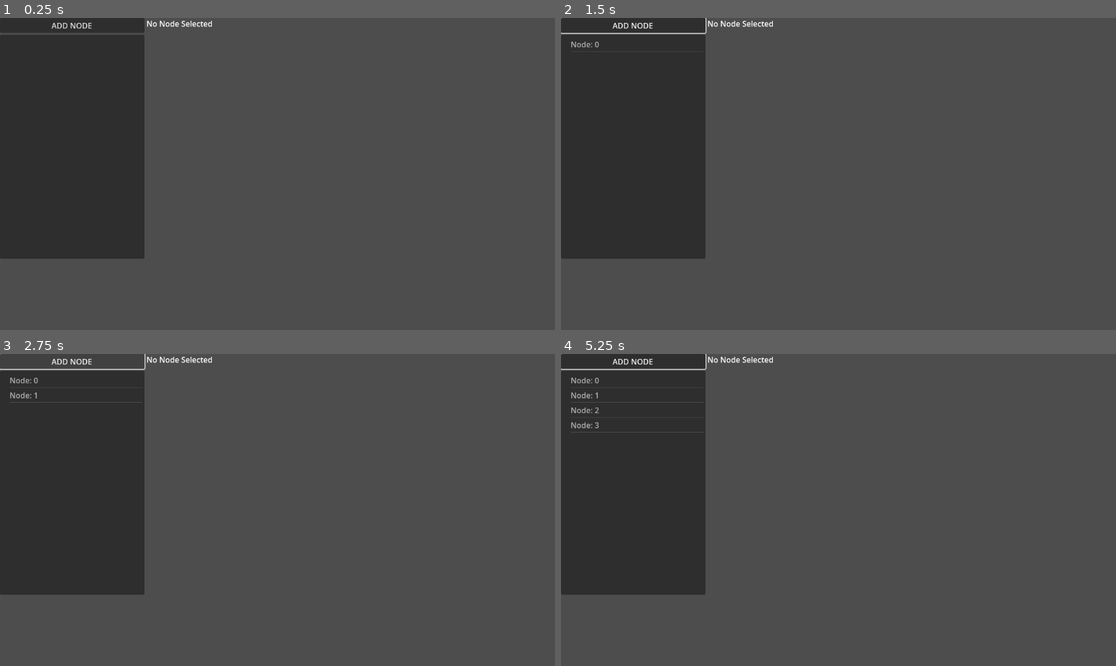
Above: before the commit, frames 1-4 (two rows, left to right).
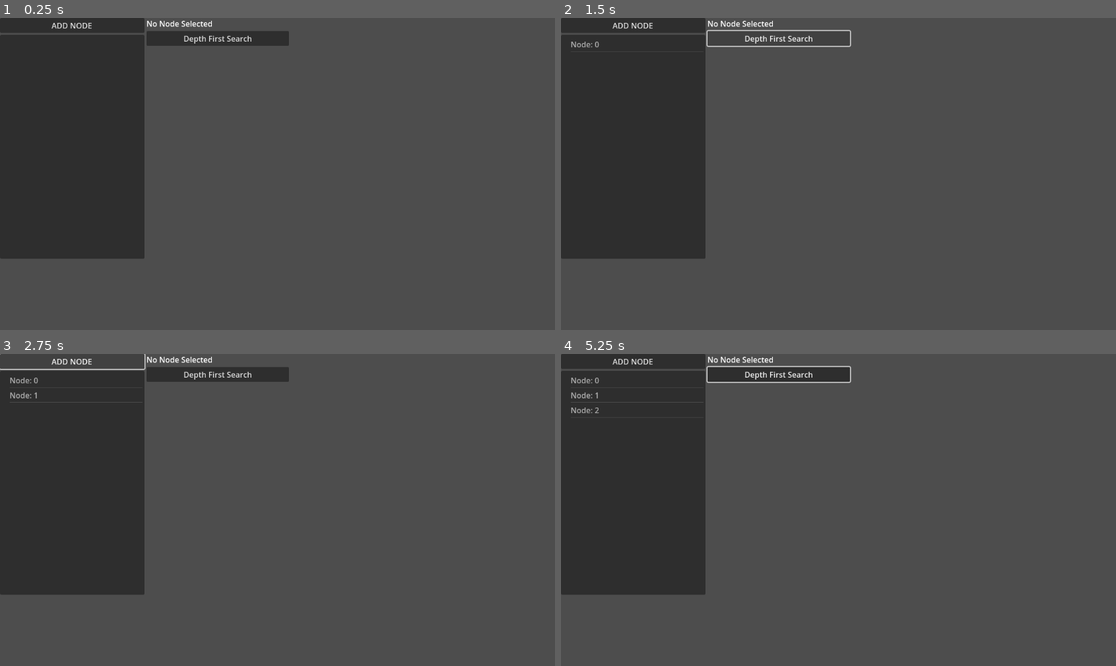
Above: after the commit, the same moments.

Repository: 702BH/GameAIProjects
Game: Godot game, scene res://ProgrammingGameAIByExample/Graphs/graph_testing.tscn
Same seed, same stepped clock (60 frames per second), same inputs: the game is played once before the commit and once after it. The project has no main scene, so this scene is started directly.
Inputs (mouse positions are in pixels of both pictures, inside the frame that each line leads up to):
- Up to frame 1 (0.25 s): no input
- Up to frame 2 (1.5 s): click "ADD NODE" at 0.5 s; click (777, 39) at 1.25 s, where only the run after the commit has a clickable "Depth First Search"
- Up to frame 3 (2.75 s): click "ADD NODE" at 2 s
- Up to frame 4 (5.25 s): click (777, 375) at 2.75 s, where only the run after the commit has a clickable "Depth First Search"; click "ADD NODE" at 3.5 s; click (777, 375) at 4.25 s, where only the run after the commit has a clickable "Depth First Search"; tap Enter at 5 s; move the mouse to (960, 494) at 5.02 s; click (960, 494) at 5.17 s

The runs differ from the first frame. In frame 1, 1.1% of the frame differs, in the area x 26-53%, y 4-9%; in frame 2, 0.5%; in frame 3, 1.1%; in frame 4, 1.6%, in the area x 0-53%, y 0-26%.

Commit message:
finalised graph implementation and UI debugging tool

Diff:
--- a/aiforgamesprojects/ProgrammingGameAIByExample/Graphs/GraphEdge.gd
+++ b/aiforgamesprojects/ProgrammingGameAIByExample/Graphs/GraphEdge.gd
@@ -10,3 +10,7 @@
 	from = context_from
 	to = context_to
 	cost = context_cost
+
+
+func edge_text() -> String:
+	return "Source: %d - Target: %d" %[from, to]
--- a/aiforgamesprojects/ProgrammingGameAIByExample/Graphs/SparseGraph.gd
+++ b/aiforgamesprojects/ProgrammingGameAIByExample/Graphs/SparseGraph.gd
@@ -57,8 +57,23 @@
 	nodes[id] = null
 
 
-func depth_first_search() -> void:
-	var is_visited : Array = []
-	for node : GraphVertex in nodes:
-		is_visited[node.id].append(false)
-	var result : Array = []
+func depth_first_search(target:int) -> Array[GraphVertex]:
+	var is_visited : Array[bool] = []
+	is_visited.resize(nodes.size())
+	var result : Array[GraphVertex] = []
+	_dfs(is_visited, nodes[0], result, target)
+	print(result)
+	for i in range(result.size()):
+		print(result[i].vertex_text())
+	return result
+
+
+func _dfs(isVisited: Array[bool], node : GraphVertex, result: Array[GraphVertex], target:int) -> void:
+	result.append(node)
+	isVisited[node.id] = true
+	if node.id == target:
+		return
+	var node_edges = edges[node.id]
+	for edge:GraphEdge in node_edges:
+		if !isVisited[edge.to]:
+			_dfs(isVisited, nodes[edge.to], result, target)
--- a/aiforgamesprojects/ProgrammingGameAIByExample/Graphs/graph_testing.gd
+++ b/aiforgamesprojects/ProgrammingGameAIByExample/Graphs/graph_testing.gd
@@ -5,7 +5,7 @@
 
 @onready var graph_tree: Tree = $Control/HBoxContainer/VBoxContainer/GraphTree
 @onready var add_node_button = $Control/HBoxContainer/VBoxContainer/Button
-@onready var node_label : Label = $Control/HBoxContainer/NodeManipulation/Label
+@onready var node_label : Label = $Control/HBoxContainer/NodeManipulation/Node/Label
 
 func _ready() -> void:
 	graph = SparseGraph.new(false)
@@ -22,14 +22,96 @@
 	graph_tree.hide_root = true
 
 	for node:GraphVertex in graph.nodes:
+		if node == null:
+			continue
+
 		var vertex_item = graph_tree.create_item(root)
 		vertex_item.set_text(0, node.vertex_text())
+		vertex_item.set_metadata(0, {
+			"type": "vertex",
+			"id": node.id
+		})
+		for edges:GraphEdge in graph.edges[node.id]:
+			var edge = graph_tree.create_item(vertex_item)
+			edge.set_text(0, edges.edge_text())
+			edge.set_metadata(0, {
+				"type": "edge",
+				"from": edges.from,
+				"to": edges.to
 
+			})
 
 func _on_graph_tree_item_selected() -> void:
 	update_node_manipulation()
 
 func update_node_manipulation() -> void:
+	$Control/HBoxContainer/NodeManipulation/Node/EdgeNodeOption.clear()
 	var selected_item = graph_tree.get_selected()
 	if selected_item:
-		node_label.text = selected_item.get_text(0)
+		var meta = selected_item.get_metadata(0)
+		if meta.type == "vertex":
+			$Control/HBoxContainer/NodeManipulation/Node.visible=true
+			$Control/HBoxContainer/NodeManipulation/Edge.visible=false
+			node_label.text = selected_item.get_text(0)
+			$Control/HBoxContainer/NodeManipulation/Node/RemoveNode.visible = true
+			for node:GraphVertex in graph.nodes:
+				if node == null or node.id == meta.id:
+					continue
+				$Control/HBoxContainer/NodeManipulation/Node/EdgeNodeOption.add_item(node.vertex_text(), node.id)
+			$Control/HBoxContainer/NodeManipulation/Node/Label2.visible = true
+			$Control/HBoxContainer/NodeManipulation/Node/EdgeNodeOption.visible=true
+			if $Control/HBoxContainer/NodeManipulation/Node/EdgeNodeOption.has_selectable_items():
+				$Control/HBoxContainer/NodeManipulation/Node/AddEdge.visible = true
+		elif meta.type == "edge":
+			$Control/HBoxContainer/NodeManipulation/Node.visible=false
+			$Control/HBoxContainer/NodeManipulation/Edge.visible=true
+			$Control/HBoxContainer/NodeManipulation/Edge/EdgeLabel.text = "Source Node: " + str(meta.from) + " Target Node: " + str(meta.to)
+	else:
+		$Control/HBoxContainer/NodeManipulation/Node/RemoveNode.visible=false
+		node_label.text = "No Node Selected"
+		$Control/HBoxContainer/NodeManipulation/Node/Label2.visible = false
+		$Control/HBoxContainer/NodeManipulation/Node/EdgeNodeOption.visible=false
+		$Control/HBoxContainer/NodeManipulation/Node/AddEdge.visible = false
+		$Control/HBoxContainer/NodeManipulation/Edge.visible=false
+
+
+func _on_remove_node_pressed() -> void:
+	var selected_item = graph_tree.get_selected()
+	if not selected_item:
+		return
+	var meta = selected_item.get_metadata(0)
+	var node_id = meta.id
+	graph.remove_vertex(node_id)
+	update_tree()
+	update_node_manipulation()
+
+
+func _on_add_edge_pressed() -> void:
+	var selected_item = graph_tree.get_selected()
+	var meta = selected_item.get_metadata(0)
+	var node_id = meta.id
+	var target_id = $Control/HBoxContainer/NodeManipulation/Node/EdgeNodeOption.get_selected_id()
+	print("Source Node: " + str(node_id))
+	print("Target Node: " + str(target_id))
+	graph.add_edge(node_id, target_id, 1.0)
+	update_tree()
+	update_node_manipulation()
+
+
+func _on_remove_edge_pressed() -> void:
+	var selected_item = graph_tree.get_selected()
+	if not selected_item:
+		return
+	var meta = selected_item.get_metadata(0)
+	graph.remove_edge(meta.from, meta.to)
+	update_tree()
+	update_node_manipulation()
+
+
+func _on_dfs_pressed() -> void:
+	var selected_item = graph_tree.get_selected()
+	if not selected_item:
+		return
+	var meta = selected_item.get_metadata(0)
+	var node_id = meta.id
+	graph.depth_first_search(node_id)
--- a/aiforgamesprojects/ProgrammingGameAIByExample/Graphs/graph_testing.tscn
+++ b/aiforgamesprojects/ProgrammingGameAIByExample/Graphs/graph_testing.tscn
@@ -36,9 +36,50 @@
 layout_mode = 2
 size_flags_horizontal = 3
 
-[node name="Label" type="Label" parent="Control/HBoxContainer/NodeManipulation"]
+[node name="Node" type="VBoxContainer" parent="Control/HBoxContainer/NodeManipulation"]
+layout_mode = 2
+
+[node name="Label" type="Label" parent="Control/HBoxContainer/NodeManipulation/Node"]
 layout_mode = 2
 text = "No Node Selected"
 
+[node name="RemoveNode" type="Button" parent="Control/HBoxContainer/NodeManipulation/Node"]
+visible = false
+layout_mode = 2
+text = "Remove Node"
+
+[node name="Label2" type="Label" parent="Control/HBoxContainer/NodeManipulation/Node"]
+visible = false
+layout_mode = 2
+text = "Select outoging vertex"
+
+[node name="EdgeNodeOption" type="OptionButton" parent="Control/HBoxContainer/NodeManipulation/Node"]
+visible = false
+layout_mode = 2
+
+[node name="AddEdge" type="Button" parent="Control/HBoxContainer/NodeManipulation/Node"]
+visible = false
+layout_mode = 2
+text = "Add Edge"
+
+[node name="DFS" type="Button" parent="Control/HBoxContainer/NodeManipulation/Node"]
+layout_mode = 2
+text = "Depth First Search"
+
+[node name="Edge" type="VBoxContainer" parent="Control/HBoxContainer/NodeManipulation"]
+visible = false
+layout_mode = 2
+
+[node name="EdgeLabel" type="Label" parent="Control/HBoxContainer/NodeManipulation/Edge"]
+layout_mode = 2
+
+[node name="RemoveEdge" type="Button" parent="Control/HBoxContainer/NodeManipulation/Edge"]
+layout_mode = 2
+text = "Remove Edge"
+
 [connection signal="pressed" from="Control/HBoxContainer/VBoxContainer/Button" to="." method="_on_button_pressed"]
 [connection signal="item_selected" from="Control/HBoxContainer/VBoxContainer/GraphTree" to="." method="_on_graph_tree_item_selected"]
+[connection signal="pressed" from="Control/HBoxContainer/NodeManipulation/Node/RemoveNode" to="." method="_on_remove_node_pressed"]
+[connection signal="pressed" from="Control/HBoxContainer/NodeManipulation/Node/AddEdge" to="." method="_on_add_edge_pressed"]
+[connection signal="pressed" from="Control/HBoxContainer/NodeManipulation/Node/DFS" to="." method="_on_dfs_pressed"]
+[connection signal="pressed" from="Control/HBoxContainer/NodeManipulation/Edge/RemoveEdge" to="." method="_on_remove_edge_pressed"]
